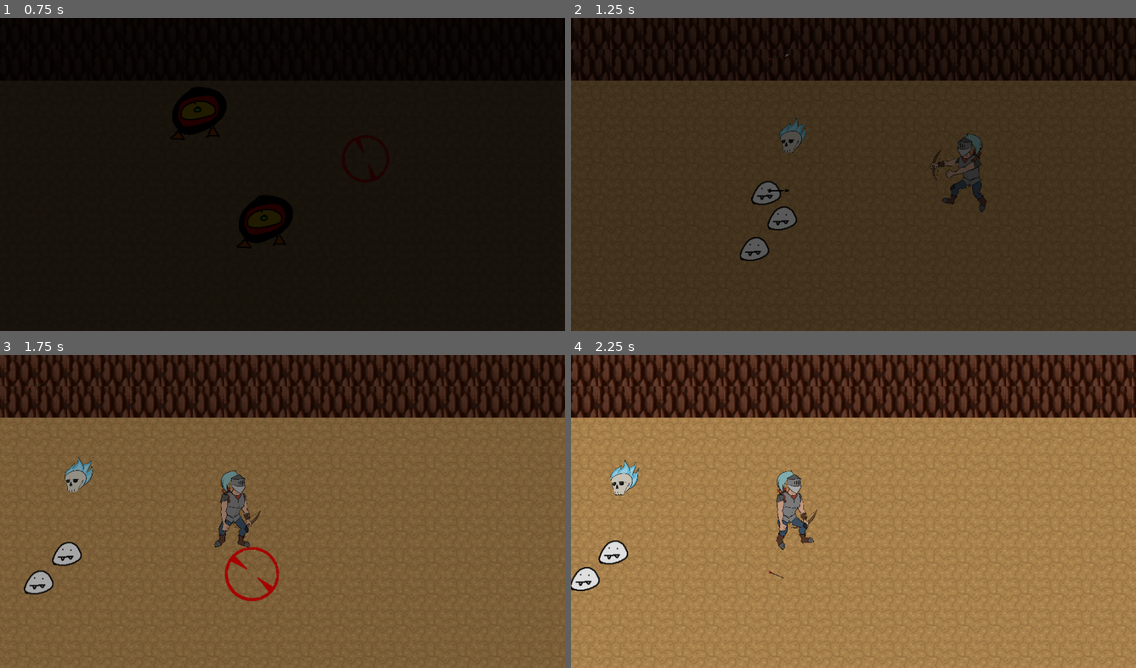
Above: before the commit, frames 1-4 (two rows, left to right).
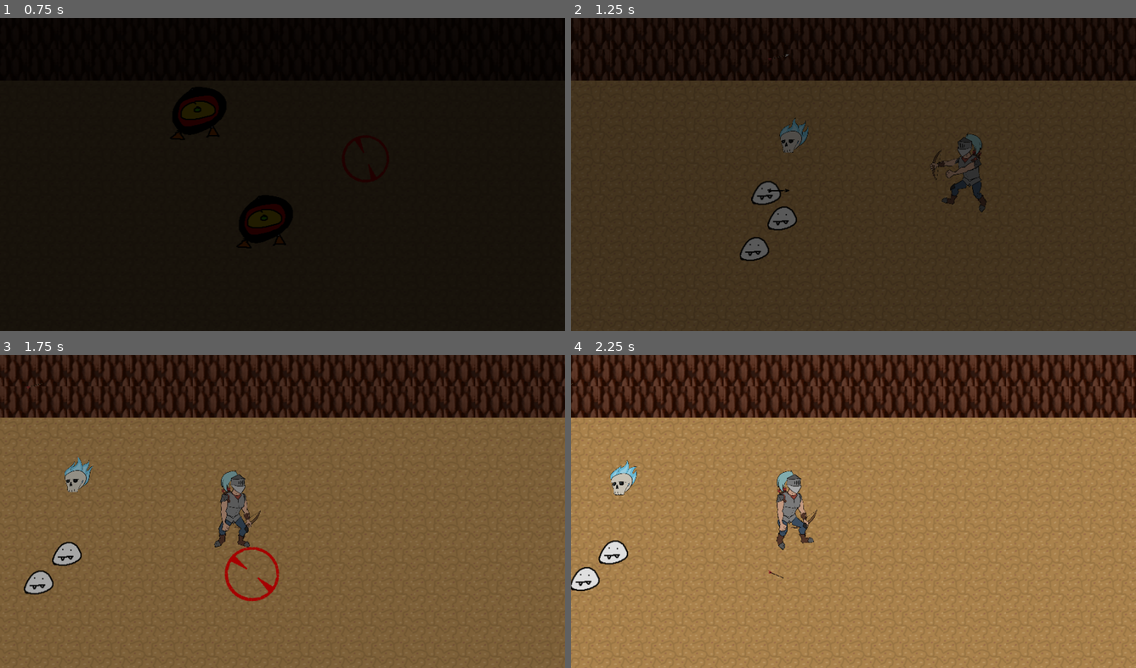
Above: after the commit, the same moments.

Repository: m7rk/codingblocksjam
Game: Godot game, scene res://Scenes/Dungeon.tscn
The game is run twice, just before and just after one commit, with the same random seed, the same clock (stepped at 60 frames per second) and the same inputs.
Inputs (mouse positions are in pixels of both pictures, inside the frame that each line leads up to):
- Up to frame 1 (0.75 s): tap Enter at 0.5 s; move the mouse to (406, 158) at 0.52 s; hold D (right) from 0.53 s (still down); click (406, 158) at 0.67 s
- Up to frame 2 (1.25 s): keep holding D (right)
- Up to frame 3 (1.75 s): release D (right) at 1.25 s; drag from (169, 527) to (254, 574) at 1.27 s
- Up to frame 4 (2.25 s): move the mouse to (910, 442) at 2.02 s; hold D (right) from 2.03 s (still down)

Frame 1 is identical in both runs. In frame 2, less than 0.1% of the frame differs, in the area x 36-42%, y 31-41%; in frame 3, less than 0.1%; in frame 4, 0.1%, in the area x 6-13%, y 33-43%.

Commit message:
Clean up scene transitions

Diff:
--- a/Scenes/Dungeon.tscn
+++ b/Scenes/Dungeon.tscn
@@ -387,7 +387,7 @@
 position = Vector2( 4, -37 )
 scale = Vector2( 0.2, 0.2 )
 frames = ExtResource( 3 )
-frame = 2
+frame = 6
 speed_scale = 2.0
 playing = true
 
--- a/Scripts/CameraFollow.gd
+++ b/Scripts/CameraFollow.gd
@@ -15,10 +15,9 @@
 func _process(delta):
 	global_position.x = lerp(global_position.x, targ, 3 * delta)
 	if(endgame):
-		if(get_node("../RightBarrier")):
-			get_node("../RightBarrier").queue_free()
-		if(get_node("../Player").global_position.x + 450 > global_position.x):
+		if(get_node("../Player").global_position.x - 450 > global_position.x):
 			get_parent().finish()
+			endgame = false
 
 	if(frozen):
 		return
--- a/Scripts/DungeonManager.gd
+++ b/Scripts/DungeonManager.gd
@@ -16,7 +16,7 @@
 	get_node("Tween").interpolate_property(get_node("Camera/FrontSprite"), "modulate", Color(0,0,0,0), Color(1,1,1,1), 3, Tween.TRANS_QUAD, Tween.EASE_IN_OUT)
 	get_node("Tween").interpolate_property(get_node("Music/Main"), "volume_db", 0, -80, 3, Tween.TRANS_LINEAR, Tween.EASE_IN_OUT)
 	get_node("Tween").start()
-	yield(get_tree().create_timer(2.0), "timeout")
+	yield(get_tree().create_timer(3.0), "timeout")
 	get_tree().change_scene("res://Scenes/ItemMenu.tscn")
 
 # Called every frame. 'delta' is the elapsed time since the previous frame.
--- a/Scripts/LevelEnd.gd
+++ b/Scripts/LevelEnd.gd
@@ -20,4 +20,5 @@
 	if(body.name == "Player"):
 		get_node("../Camera").frozen = true
 		get_node("../Camera").endgame = true
+		get_node("../RightBarrier").queue_free()
 		queue_free()
